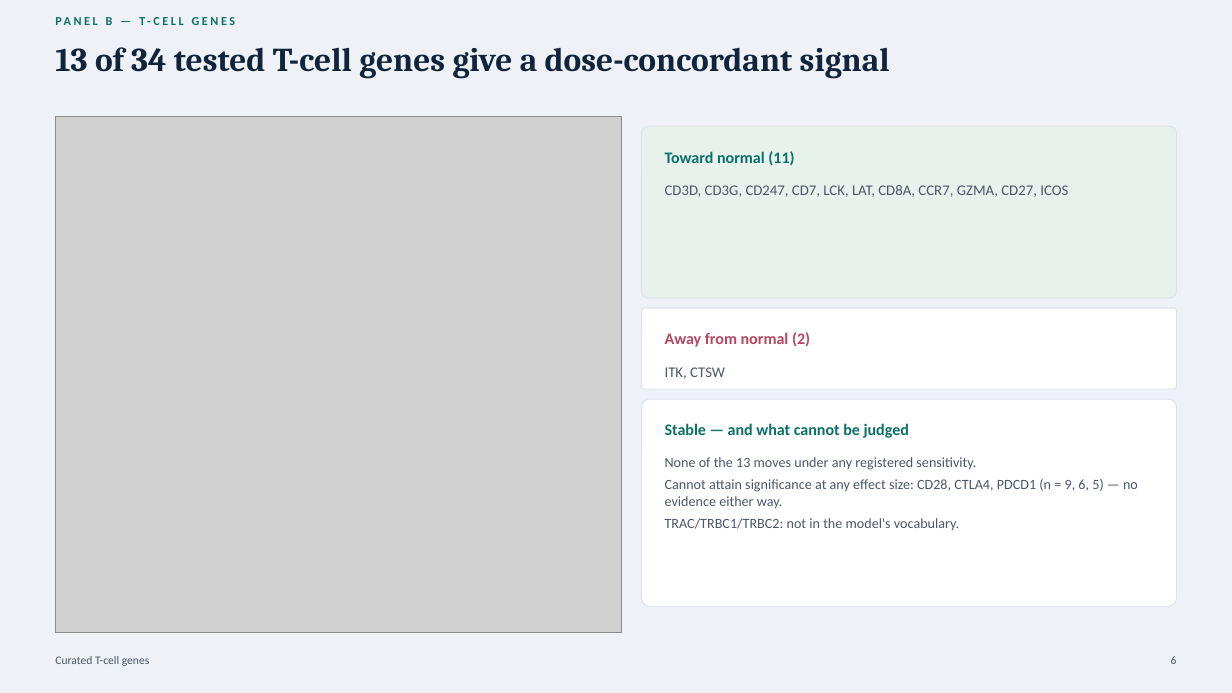
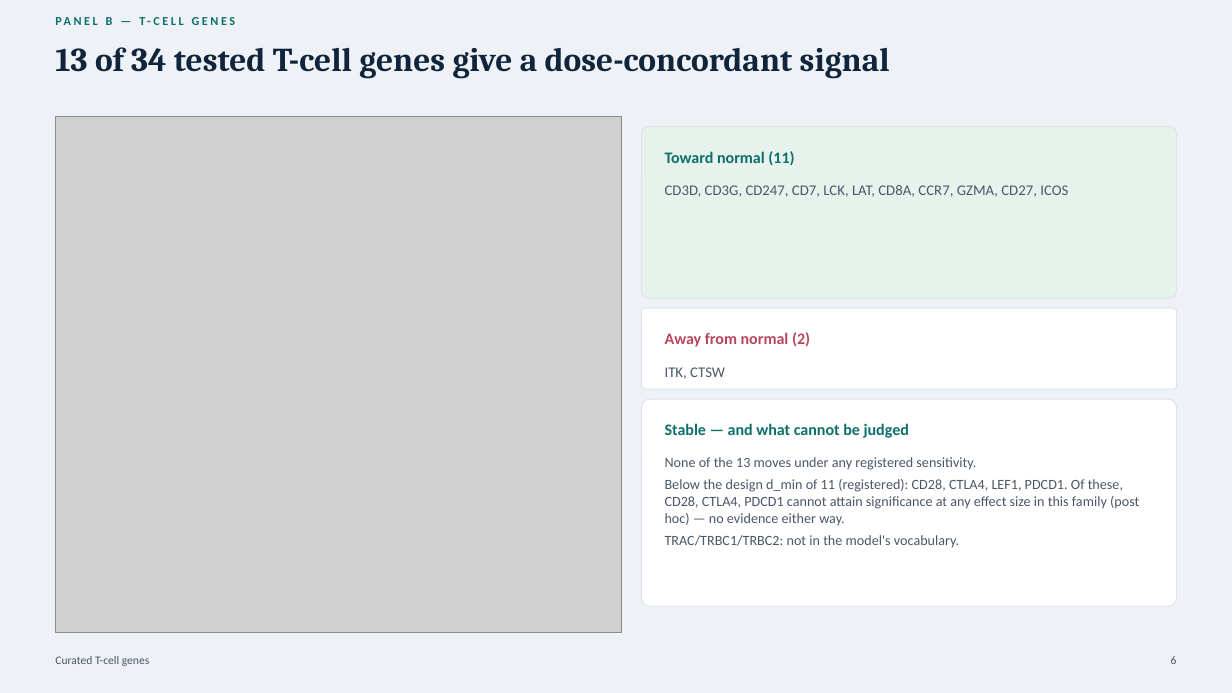
Before and after one commit to Kays3/geneformer-lung-tcell, a slide deck: slide 6 of balanced_donor_luad/slides/balanced_donor_luad_isp.pptx. Drawn at 1232x693 pixels with LibreOffice and Linux fonts; fonts in the diff are those of the drawing; grey boxes stand for pictures. Boxes give left, top, right and bottom in pixels: in the first picture for what was removed or moved away, otherwise in the second. Text is boxed around its words. In the diff, an @@ line names an element or a change of style, - is before the commit and + after.

```diff
--- a/balanced_donor_luad/slides/balanced_donor_luad_isp.pptx
+++ b/balanced_donor_luad/slides/balanced_donor_luad_isp.pptx
@@ text at box(665, 479, 1139, 525): text changed @@
-Cannot attain significance at any effect size: CD28, CTLA4, PDCD1 (n = 9, 6, 5) — no evidence either way.
+Below the design d_min of 11 (registered): CD28, CTLA4, LEF1, PDCD1. Of these, CD28, CTLA4, PDCD1 cannot attain significance at any effect size in this family (post hoc) — no evidence either way.
```
Also in this commit, not shown: 3 other files.
